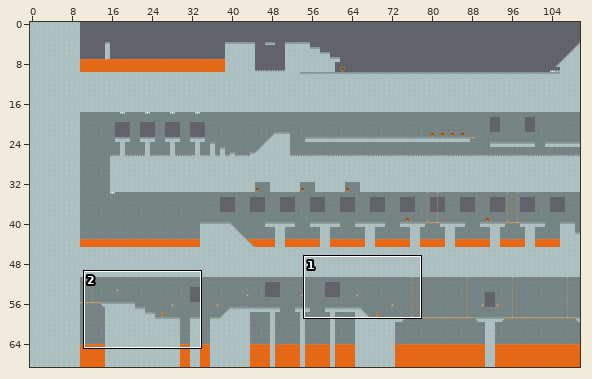
Tiled map, stored at codigo/android/assets/data/maps/castle1.tmx. The picture above shows the old version from afar; the outline marks the close-up.
Close-up. Before the edit:
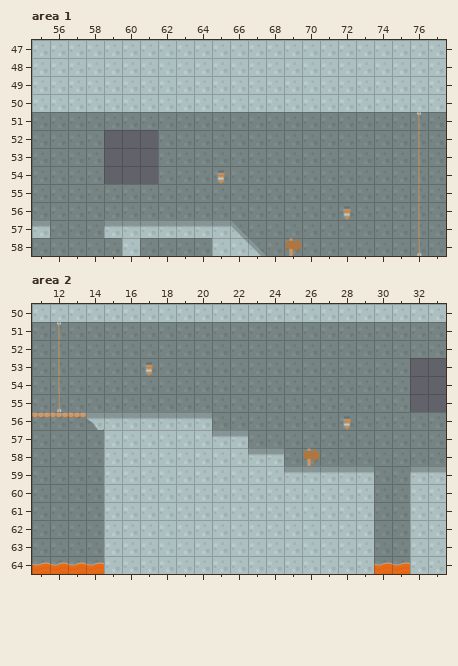
Cells are 64x64 px. Shown: area 1 x 55..77, y 47..58; area 2 x 11..33, y 50..64. The commit also changed other parts of the map, which this record leaves out.
After the commit:
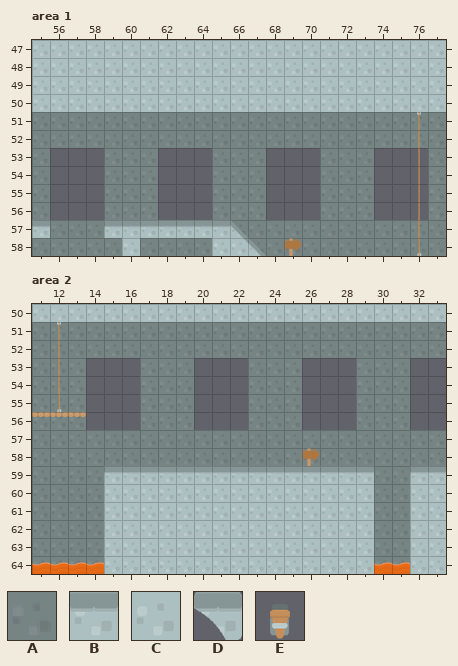
Key: from "tileset": A 0, B 11, C 51, D 62, E 90.
_ is an empty cell.
See-through tiles are keyed as they look on the map.
Difference:
{"where": "layer \"background\", area 1"}
{"y":52,"x":59,"old":"___","new":"CCC"}
{"y":53,"x":56,"old":"CCC___CCC","new":"___CCC___"}
{"y":53,"x":68,"old":"CCC","new":"___"}
{"y":53,"x":74,"old":"CCC","new":"___"}
{"y":54,"x":56,"old":"CCC___CCC","new":"___CCC___"}
{"y":54,"x":68,"old":"CCC","new":"___"}
{"y":54,"x":74,"old":"CCC","new":"___"}
{"y":55,"x":56,"old":"CCC","new":"___"}
{"y":55,"x":62,"old":"CCC","new":"___"}
{"y":55,"x":68,"old":"CCC","new":"___"}
{"y":55,"x":74,"old":"CCC","new":"___"}
{"y":56,"x":56,"old":"CCC","new":"___"}
{"y":56,"x":62,"old":"CCC","new":"___"}
{"y":56,"x":68,"old":"CCC","new":"___"}
{"y":56,"x":74,"old":"CCC","new":"___"}
{"where": "layer \"shadow\", area 1"}
{"y":52,"x":59,"old":"___","new":"AAA"}
{"y":53,"x":56,"old":"AAA___AAA","new":"___AAA___"}
{"y":53,"x":68,"old":"AAA","new":"___"}
{"y":53,"x":74,"old":"AAA","new":"___"}
{"y":54,"x":56,"old":"AAA___AAA","new":"___AAA___"}
{"y":54,"x":68,"old":"AAA","new":"___"}
{"y":54,"x":74,"old":"AAA","new":"___"}
{"y":55,"x":56,"old":"AAA","new":"___"}
{"y":55,"x":62,"old":"AAA","new":"___"}
{"y":55,"x":68,"old":"AAA","new":"___"}
{"y":55,"x":74,"old":"AAA","new":"___"}
{"y":56,"x":56,"old":"AAA","new":"___"}
{"y":56,"x":62,"old":"AAA","new":"___"}
{"y":56,"x":68,"old":"AAA","new":"___"}
{"y":56,"x":74,"old":"AAA","new":"___"}
{"where": "layer \"groundBack\", area 1"}
{"y":54,"x":65,"old":"E","new":"_"}
{"y":56,"x":72,"old":"E","new":"_"}
{"where": "layer \"background\", area 2"}
{"y":53,"x":14,"old":"CCC","new":"___"}
{"y":53,"x":20,"old":"CCC","new":"___"}
{"y":53,"x":26,"old":"CCC","new":"___"}
{"y":54,"x":14,"old":"CCC","new":"___"}
{"y":54,"x":20,"old":"CCC","new":"___"}
{"y":54,"x":26,"old":"CCC","new":"___"}
{"y":55,"x":14,"old":"CCC","new":"___"}
{"y":55,"x":20,"old":"CCC","new":"___"}
{"y":55,"x":26,"old":"CCC","new":"___"}
{"y":56,"x":14,"old":"C","new":"_"}
{"y":56,"x":17,"old":"___","new":"CCC"}
{"y":56,"x":21,"old":"CC","new":"__"}
{"y":56,"x":26,"old":"CCC","new":"___"}
{"y":56,"x":32,"old":"CC","new":"__"}
{"y":57,"x":15,"old":"________","new":"CCCCCCCC"}
{"y":58,"x":15,"old":"__________","new":"CCCCCCCCCC"}
{"where": "layer \"shadow\", area 2"}
{"y":53,"x":14,"old":"AAA","new":"___"}
{"y":53,"x":20,"old":"AAA","new":"___"}
{"y":53,"x":26,"old":"AAA","new":"___"}
{"y":54,"x":14,"old":"AAA","new":"___"}
{"y":54,"x":20,"old":"AAA","new":"___"}
{"y":54,"x":26,"old":"AAA","new":"___"}
{"y":55,"x":14,"old":"AAA","new":"___"}
{"y":55,"x":20,"old":"AAA","new":"___"}
{"y":55,"x":26,"old":"AAA","new":"___"}
{"y":56,"x":14,"old":"A","new":"_"}
{"y":56,"x":17,"old":"___","new":"AAA"}
{"y":56,"x":21,"old":"AA","new":"__"}
{"y":56,"x":26,"old":"AAA","new":"___"}
{"y":56,"x":32,"old":"AA","new":"__"}
{"y":57,"x":15,"old":"________","new":"AAAAAAAA"}
{"y":58,"x":15,"old":"__________","new":"AAAAAAAAAA"}
{"where": "layer \"groundBack\", area 2"}
{"y":53,"x":17,"old":"E","new":"_"}
{"y":56,"x":28,"old":"E","new":"_"}
{"where": "layer \"ground\", area 2"}
{"y":56,"x":14,"old":"DBBBBBB","new":"_______"}
{"y":57,"x":15,"old":"CCCCCCBB","new":"________"}
{"y":58,"x":15,"old":"CCCCCCCCBB","new":"__________"}
{"y":59,"x":15,"old":"CCCCCCCCCC","new":"BBBBBBBBBB"}
